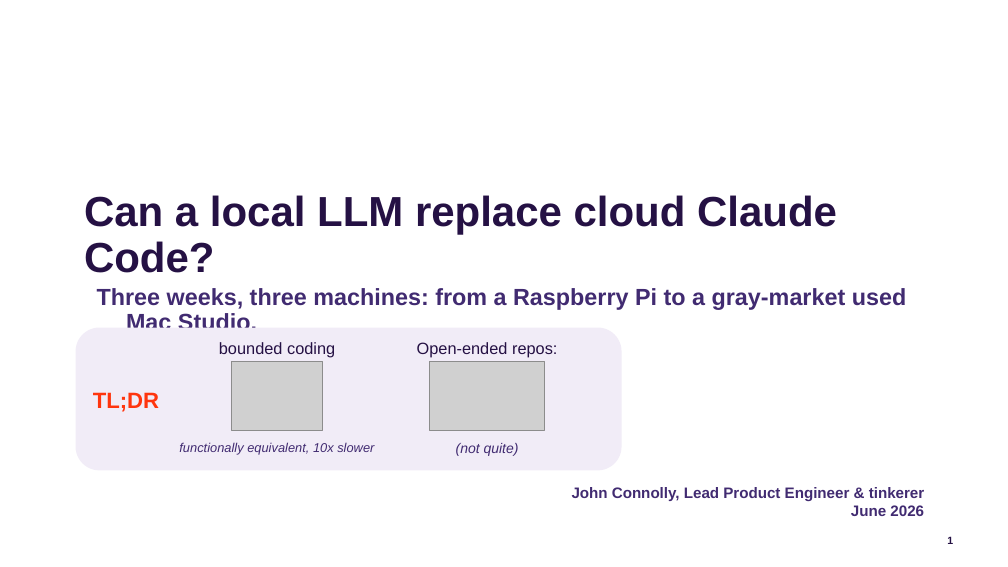
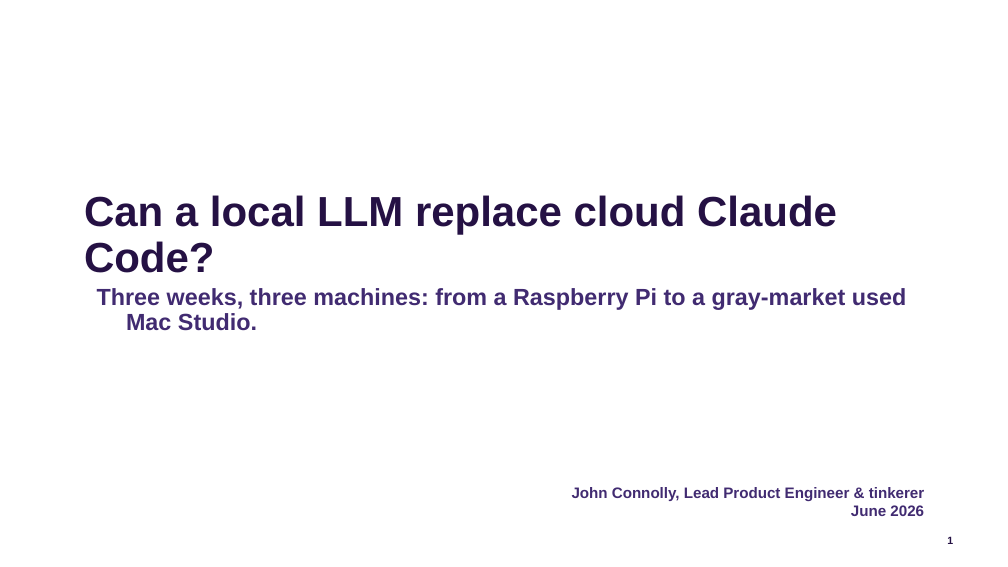
Before and after one commit to jconnolly/local-llm-pi5, a slide deck: slide 1 of local-llm-datasociety.pptx. Drawn at 1008x567 pixels with LibreOffice and Linux fonts; fonts in the diff are those of the drawing; grey boxes stand for pictures; background and template pictures are left out. Boxes give left, top, right and bottom in pixels: in the first picture for what was removed or moved away, otherwise in the second. Text is boxed around its words. In the diff, an @@ line names an element or a change of style, - is before the commit and + after.

```diff
--- a/local-llm-datasociety.pptx
+++ b/local-llm-datasociety.pptx
@@ rounded rectangle removed at box(76, 328, 622, 470) @@
@@ text removed at box(219, 342, 335, 358) @@
-bounded coding
@@ text removed at box(417, 342, 557, 358) @@
-Open-ended repos:
@@ picture removed at box(232, 361, 323, 430) @@
@@ picture removed at box(430, 361, 545, 430) @@
@@ text removed at box(93, 392, 159, 412) @@
-TL;DR
@@ text removed at box(179, 442, 374, 454) @@
-functionally equivalent, 10x slower
@@ text removed at box(456, 443, 519, 456) @@
-(not quite)
```
Also in this commit, not shown: 4 other slides changed, 4 slides added, 9 other files.
